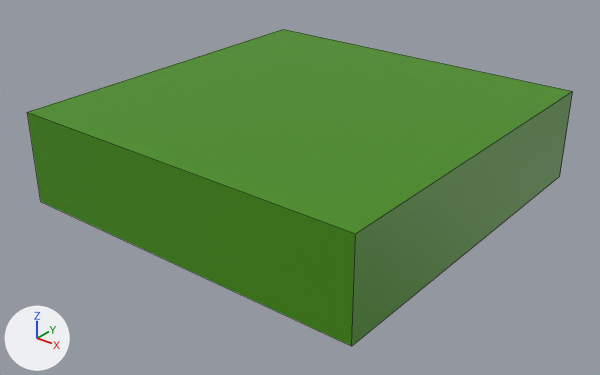
What one commit did to the Blender file models/blend/fondation.blend.
Camera for both pictures: a 50 mm camera at (2.5, -3.2, 1.97) aimed at (0.02, -0.1, 0.05). The axes (+X, +Y, +Z) are drawn at lower left. The lights are the same throughout. Mesh edges are drawn as thin lines.
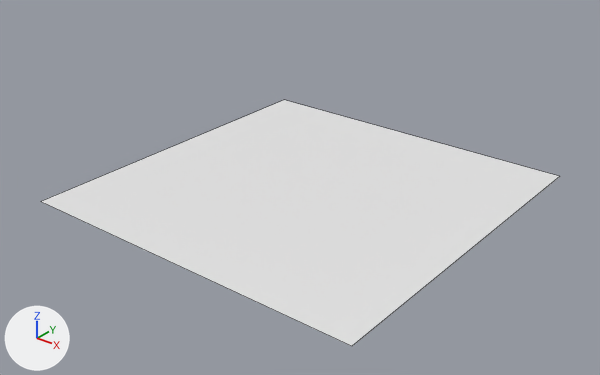
The newer file is also turned or shifted as a whole; pictures and numbers use the older file's frame.

Location of each change, (x1, y1, x2, y2) in pixels of the pictures (600 x 375 px):
'Cube.001', reshaped (22% shorter)
    before: (27, 29, 573, 346)
    after: (41, 100, 560, 346)
part 1 of me_cube_001, cut back (green)
    before: (27, 29, 573, 346)
part 2 of me_cube_001, recoloured
    after: (41, 100, 560, 346)

What changed in the scene script:
```text
Change me_cube_001:
    used by ob_cube_001; location = (0.0, 0.0, 0.0)
    verts and faces of me_cube_001; kept vertices keep their numbers, new ones are numbered from 8
    before: 0 (-1.0, -1.0, 0.0) at pixel (40, 201), 1 (-1.0, -1.0, 0.5) at pixel (27, 112), 2 (-1.0, 1.0, 0.0), 3 (-1.0, 1.0, 0.5) at pixel (283, 29), 4 (1.0, -1.0, 0.0) at pixel (351, 346)
    before: 5 (1.0, -1.0, 0.5) at pixel (355, 233), 6 (1.0, 1.0, 0.0) at pixel (559, 176), 7 (1.0, 1.0, 0.5) at pixel (572, 91)
    remove me_cube_001.from_pydata(...)  # 8 vertices, 6 faces; spans x -1.0..1.0, y -1.0..1.0, z 0.0..0.5
    remove me_cube_001.materials.append(mat_grass_png)  # picture img_grass_png
    add me_cube_001.from_pydata(...)  # 4 vertices, 1 face; spans x -1.0..1.0, y -1.0..1.0, z 0.0
    me_cube_001 part 1
    add delete_vertices([1, 3, 5, 7])  # with the faces that use them
    add delete_faces([(0, 2, 6, 4)])
    add faces += [(0, 4, 6, 2)]
    me_cube_001 part 2: 1 face spanning x -1.0..1.0, y -1.0..1.0, z 0.0 switches from mat_grass_png (picture img_grass_png) to no material
```
